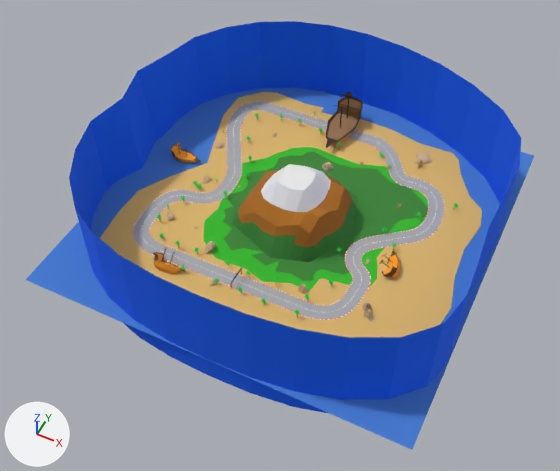
What one commit did to the OBJ model assets/Mapa01/mapaIsla.obj.
Camera for both pictures: a 50 mm camera at (597.0, -1280.0, 1439.0) aimed at (21.0, -127.0, -2.0). Arrows for +X, +Y and +Z are at lower left; the lights stay in place. Where no turn or scale is listed for an object, it has been applied to the vertices. Vertices at the same position are counted once.
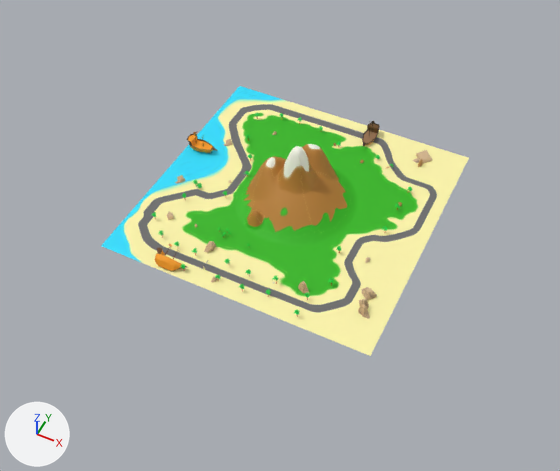
Where the change shows, as pixel boxes (x1, y1, x2, y2) in the pictures (560 x 471 px):
'Cylinder', deleted (blue): before (69, 21, 521, 414)
'Grid', added: after (101, 86, 469, 356)
'Grid_Grid.001', deleted: before (100, 92, 482, 337)
'Plane_Plane.001', deleted (blue): before (26, 88, 534, 449)
'Plane.003_Plane.028', deleted: before (133, 101, 445, 320)
'Cube.002', mesh rescaled: before (326, 92, 363, 148); after (362, 121, 380, 147)
'Cube', mesh moved: before (170, 142, 201, 163); after (187, 132, 218, 153)
'Cube.001', deleted: before (379, 248, 400, 279)

Patch to the scene script:
```diff
--- a/assets/Mapa01/mapaIsla.obj.py
+++ b/assets/Mapa01/mapaIsla.obj.py
@@ img_start_png @@
+img_start_png = load_image('start.png', 'start.png', 1024, 1024, 'sRGB')
@@ img_barcov2_0_png @@
+img_barcov2_0_png = load_image('BARCOv2.0.png', 'BARCOv2.0.png', 4096, 4096, 'sRGB')
@@ mat_start @@
+mat_start = principled_material('sTART')
+mat_start.texture = img_start_png
+mat_start.roughness = 0.69
@@ mat_mapa @@
+mat_mapa = principled_material('mapa')
+mat_mapa.texture = img_barcov2_0_png
+mat_mapa.roughness = 0.69
@@ me_cube @@
 me_cube.from_pydata(...)  # 303 vertices, 288 faces; spans x -376.4..-286.1, y -9.1..28.8, z -15.2..46.2
 # used by ob_cube; location = (0.0, 0.0, 0.0)
+# me_cube part 1: the whole mesh is moved by (23.6, 50.2, 7.8)
 me_cube.materials.append(mat_barco)
@@ me_cube_002 @@
 me_cube_002.from_pydata(...)  # 303 vertices, 282 faces; spans x -41.0..40.0, y 196.0..391.0, z -29.0..103.0
 # used by ob_cube_002; location = (0.0, 0.0, 0.0)
+# me_cube_002 part 2: the whole mesh is scaled about its middle by 0.465, then moved by (84.0, 6.0, -18.0)
 me_cube_002.materials.append(mat_barco_1)
@@ me_plane @@
+me_plane.from_pydata(...)  # 10 vertices, 4 faces; spans x -90.0, y -310.6..-283.9, z 13.7..17.6
+me_plane.materials.append(mat_start)  # picture img_start_png
@@ me_grid @@
+me_grid.from_pydata(...)  # 19514 vertices, 18953 faces; spans x -356.0..356.0, y -356.0..356.0, z 0.0..180.0
+me_grid.materials.append(mat_mapa)  # picture img_barcov2_0_png
@@ ob_cube_001 @@
-ob_cube_001 = bpy.data.objects.new('Cube.001', me_cube_001)
-ob_cube_001.location = (0.0, 0.0, 0.0)
@@ ob_cylinder @@
-ob_cylinder = bpy.data.objects.new('Cylinder', me_cylinder)
-ob_cylinder.location = (0.0, 0.0, 0.0)
@@ ob_grid_grid_001 @@
-ob_grid_grid_001 = bpy.data.objects.new('Grid_Grid.001', me_grid_grid_001)
-ob_grid_grid_001.location = (0.0, 0.0, 0.0)
@@ ob_plane_003_plane_028 @@
-ob_plane_003_plane_028 = bpy.data.objects.new('Plane.003_Plane.028', me_plane_003_plane_028)
-ob_plane_003_plane_028.location = (0.0, 0.0, 0.0)
@@ ob_plane_plane_001 @@
-ob_plane_plane_001 = bpy.data.objects.new('Plane_Plane.001', me_plane_plane_001)
-ob_plane_plane_001.location = (0.0, 0.0, 0.0)
@@ ob_plane @@
+ob_plane = bpy.data.objects.new('Plane', me_plane)
+ob_plane.location = (0.0, 0.0, 0.0)
@@ ob_grid @@
+ob_grid = bpy.data.objects.new('Grid', me_grid)
+ob_grid.location = (0.0, 0.0, 0.0)
```
